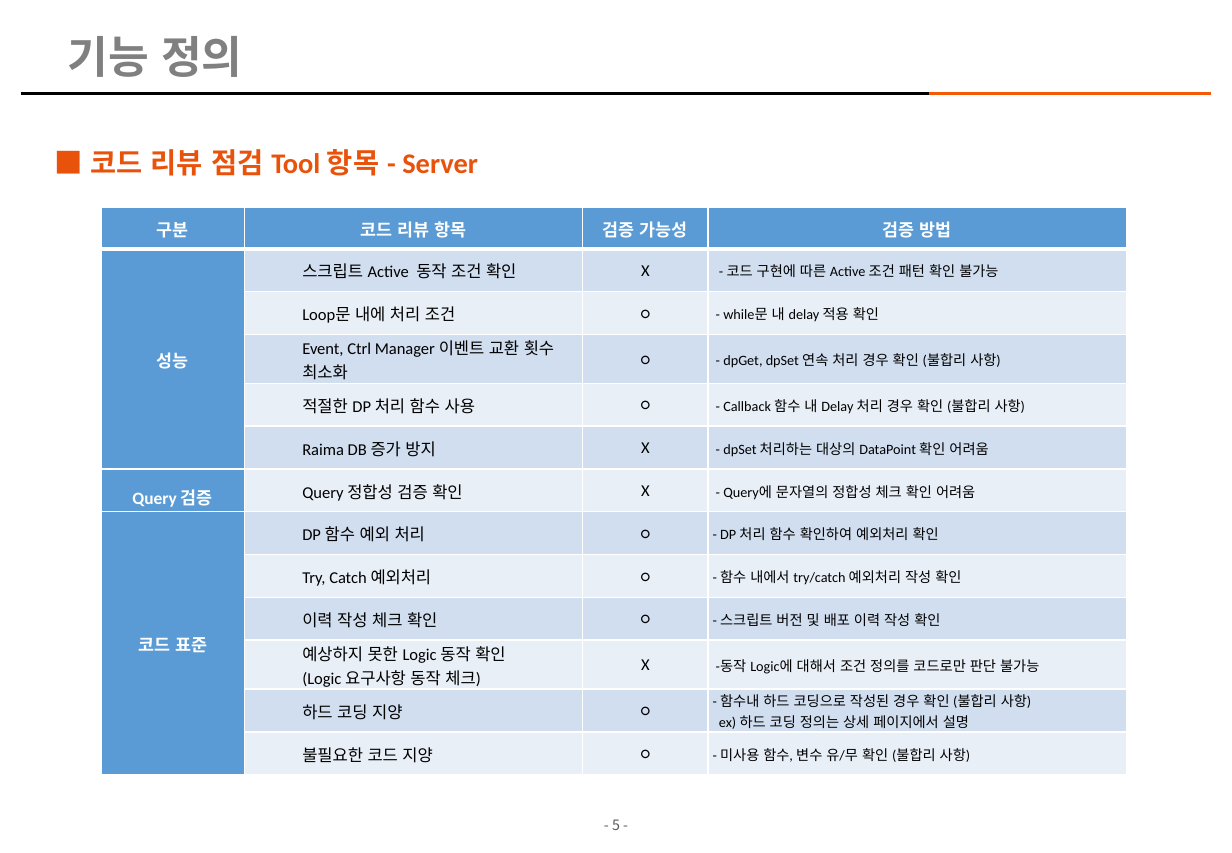
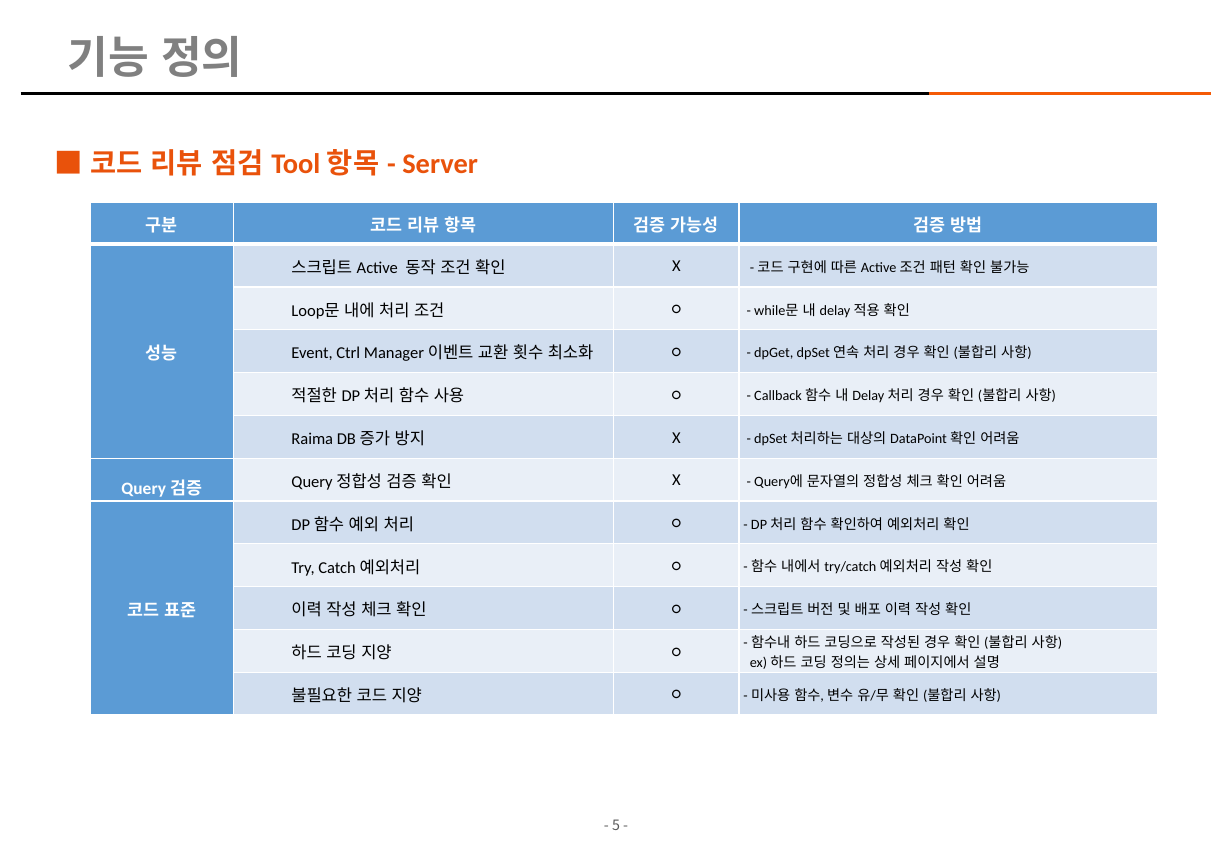
Before and after one commit to kimhopepa/PythonPjt, a slide deck: slide 5 of CodeReviewTool/doc/CodeReview_점검_Tool_개발계획서_rev06.pptx. Drawn at 1232x853 pixels with LibreOffice and Linux fonts; fonts in the diff are those of the drawing; background and template pictures are left out. Boxes give left, top, right and bottom in pixels: in the first picture for what was removed or moved away, otherwise in the second. Text is boxed around its words. In the diff, an @@ line names an element or a change of style, - is before the commit and + after.

```diff
--- a/CodeReviewTool/doc/CodeReview_점검_Tool_개발계획서_rev06.pptx
+++ b/CodeReviewTool/doc/CodeReview_점검_Tool_개발계획서_rev06.pptx
@@ table at box(90, 202, 1157, 716) @@
-row 11:  | 예상하지 못한 Logic 동작 확인 (Logic 요구사항 동작 체크) | X | -동작 Logic에 대해서 조건 정의를 코드로만 판단 불가능
@@ table: place and size @@
-table at box(101, 207, 1127, 767)
+table at box(90, 202, 1157, 716)
```
Also in this commit, not shown: 5 other slides changed, 5 slides added, 10 slides removed, 7 other files.
